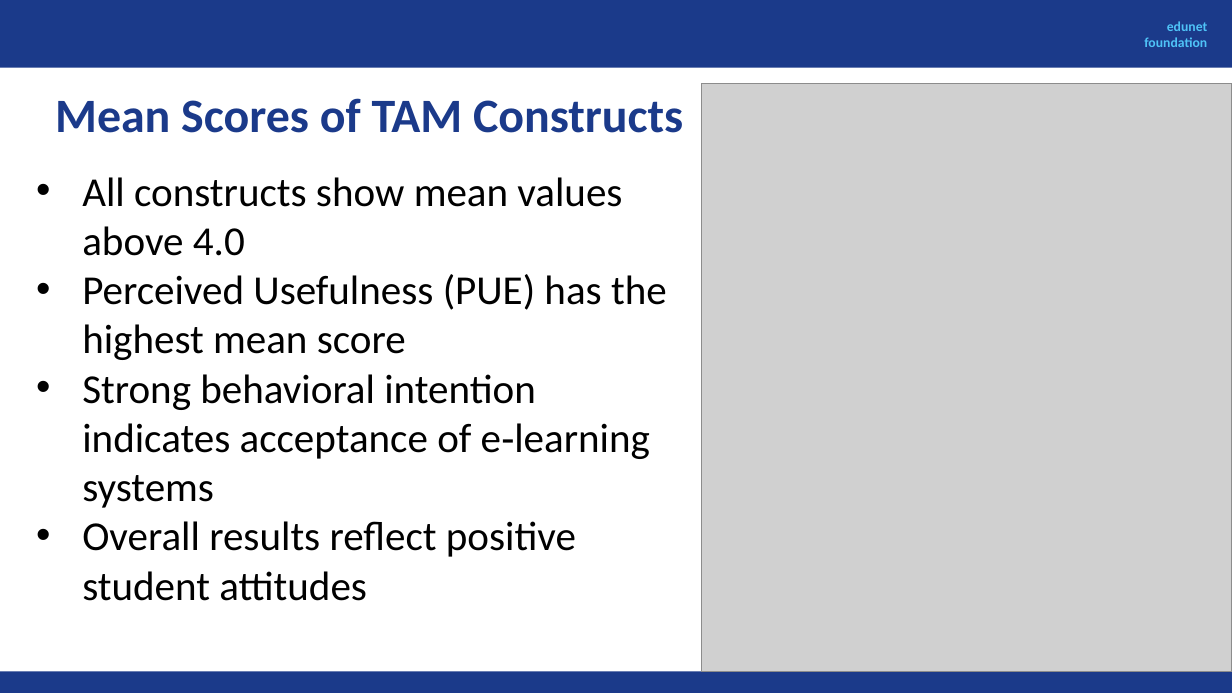
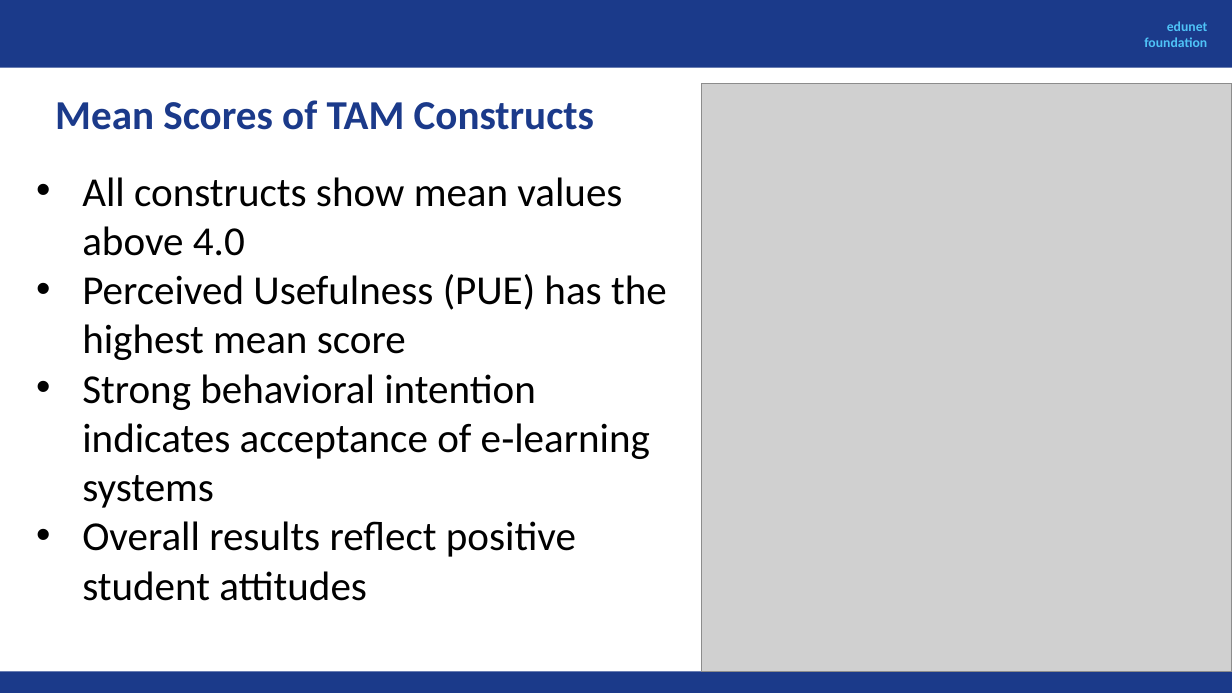
Before and after one commit to preetisingh-crypto/My_Project, a slide deck: slide 14 of AI Fellowship Project on E learning.pptx. Drawn at 1232x693 pixels with LibreOffice and Linux fonts; fonts in the diff are those of the drawing; grey boxes stand for pictures. Boxes give left, top, right and bottom in pixels: in the first picture for what was removed or moved away, otherwise in the second. Text is boxed around its words. In the diff, an @@ line names an element or a change of style, - is before the commit and + after.

```diff
--- a/AI Fellowship Project on E learning.pptx
+++ b/AI Fellowship Project on E learning.pptx
@@ text "Mean Scores of TAM Constructs" at bbox=[55, 100, 594, 130]: size 28 to 24 pt @@
```
Also in this commit, not shown: 10 other slides changed.
